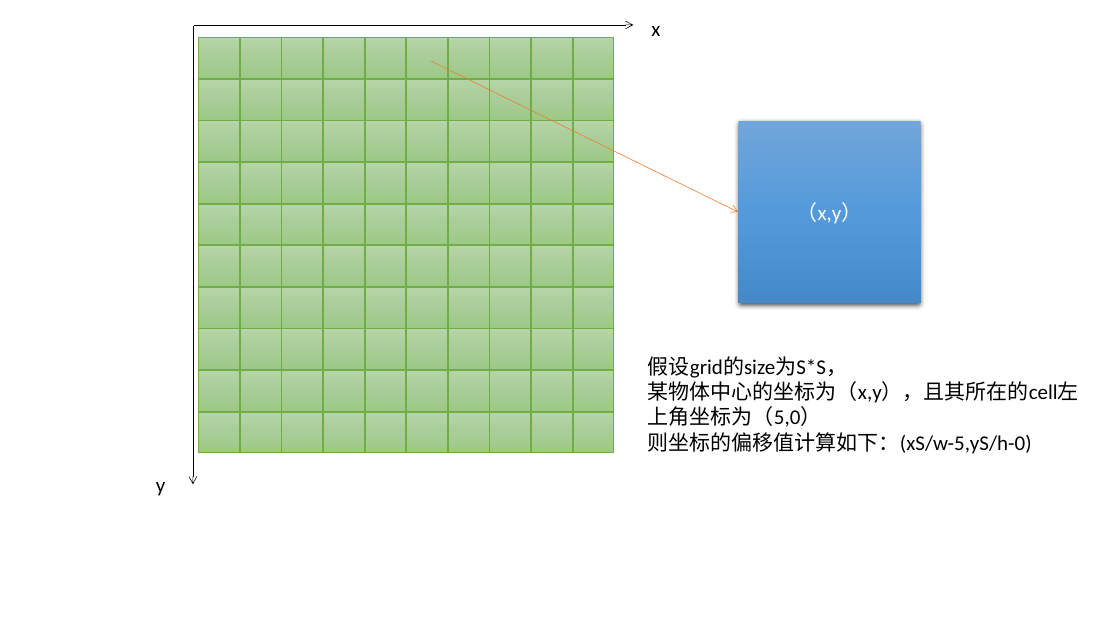
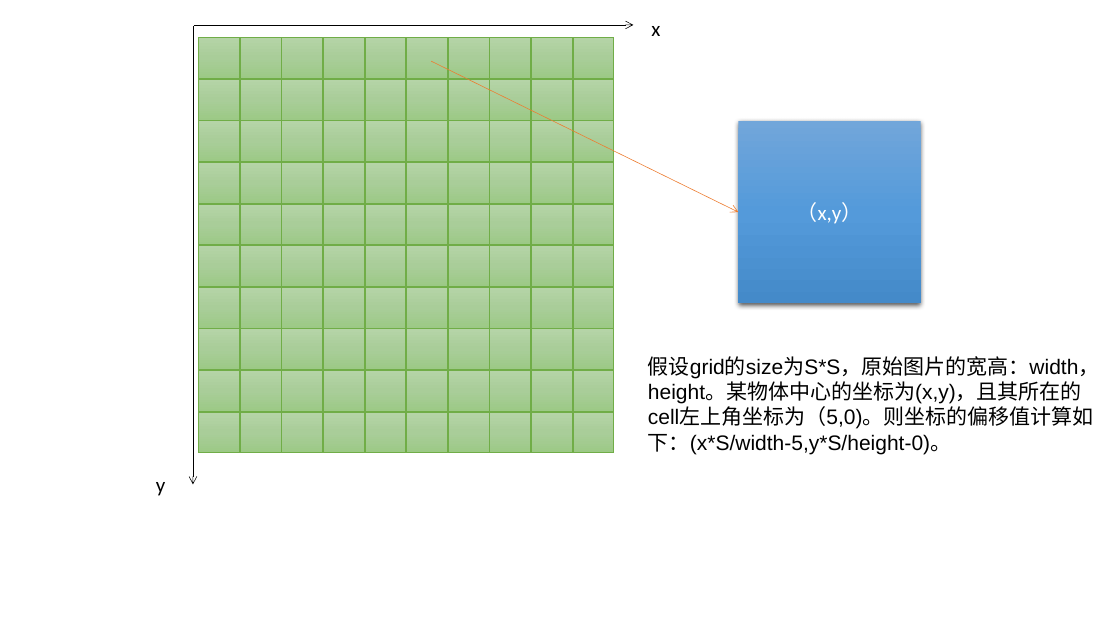
Before and after one commit to mensaochun/AwesomeDeepLearning, a slide deck: slide 1 of objectDetection/pics/draw.pptx. Drawn at 1120x630 pixels with LibreOffice and Linux fonts; fonts in the diff are those of the drawing. Boxes give left, top, right and bottom in pixels: in the first picture for what was removed or moved away, otherwise in the second. Text is boxed around its words. In the diff, an @@ line names an element or a change of style, - is before the commit and + after.

```diff
--- a/objectDetection/pics/draw.pptx
+++ b/objectDetection/pics/draw.pptx
@@ text at bbox=[648, 356, 1100, 455]: text changed; font Calibri to Arial @@
-假设grid的size为S*S，
-某物体中心的坐标为（x,y），且其所在的cell左上角坐标为（5,0）
-则坐标的偏移值计算如下：(xS/w-5,yS/h-0)
+假设grid的size为S*S，原始图片的宽高：width， height。某物体中心的坐标为(x,y)，且其所在的cell左上角坐标为（5,0)。则坐标的偏移值计算如下：(x*S/width-5,y*S/height-0)。
```
Also in this commit, not shown: 31 other files.
